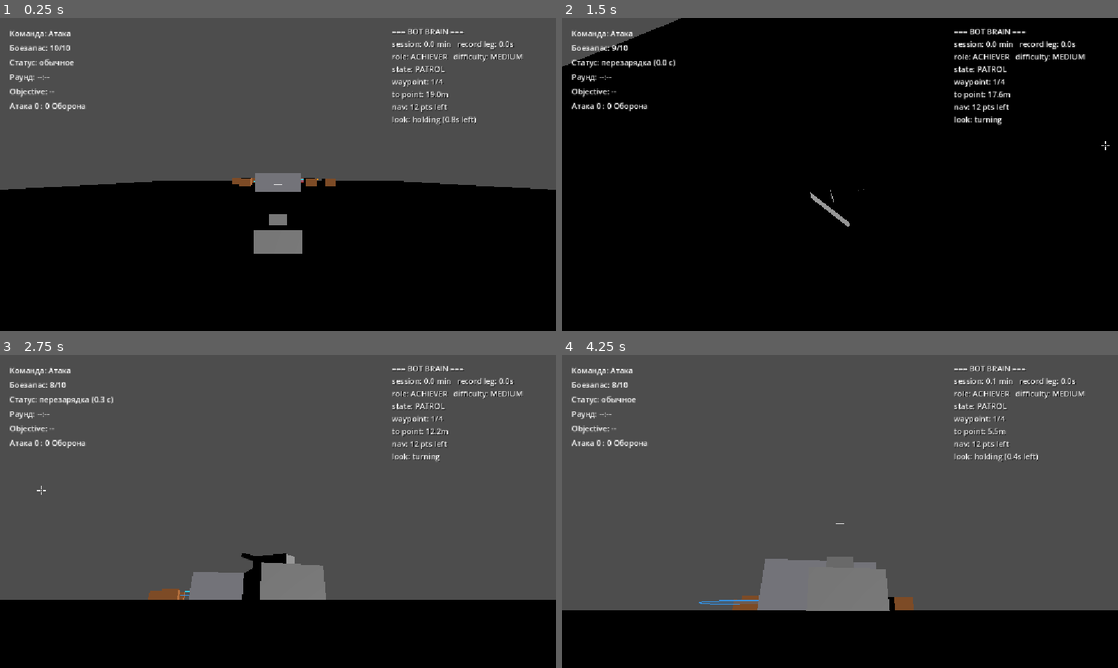
Above: before the commit, frames 1-4 (two rows, left to right).
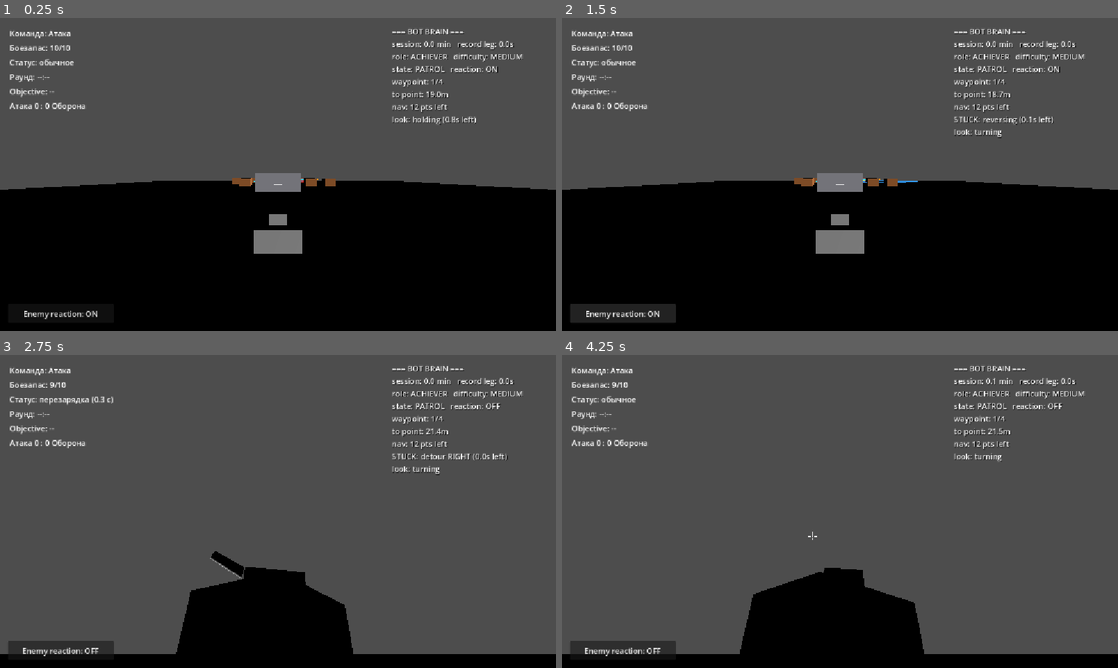
Above: after the commit, the same moments.

Repository: Imadakara/Tanks-Props
Game: Godot game, scene res://scenes/bot_arena/BotArena.tscn
The game is run twice, just before and just after one commit, with the same random seed, the same clock (stepped at 60 frames per second) and the same inputs.
Inputs (mouse positions are in pixels of both pictures, inside the frame that each line leads up to):
- Up to frame 1 (0.25 s): no input
- Up to frame 2 (1.5 s): click (623, 312) at 0.5 s, where only the run after the commit has a clickable "Enemy reaction: ON"; click (623, 312) at 1.25 s, where only the run after the commit has a clickable "Enemy reaction: OFF"
- Up to frame 3 (2.75 s): tap Enter at 2 s; move the mouse to (305, 511) at 2.02 s; press the mouse at (305, 511) at 2.03 s; hold W (move_forward) from 2.03 s (still down)
- Up to frame 4 (4.25 s): keep holding W (move_forward); move the mouse to (812, 511) at 2.77 s; release the mouse at (812, 511) at 2.78 s; tap E (toggle_disguise) at 2.85 s; move the mouse to (851, 505) at 3.52 s; tap 1 at 3.6 s

The runs differ from the first frame. In frame 1, 0.3% of the frame differs, in the area x 4-90%, y 15-97%; in frame 2, 53%, in the area x 0-100%, y 0-98%; in frame 3, 15%; in frame 4, 14%.

Commit message:
bot obstacle avoidance 0.2

Diff:
--- a/scenes/bot_arena/bot_sentry_controller.gd
+++ b/scenes/bot_arena/bot_sentry_controller.gd
@@ -163,7 +163,10 @@
 ## pure-pursuit-следования, не замена NavMesh-планирования тем самым реактивным лидаром, от
 ## которого ушли (три коротких луча на кадр несравнимо дешевле прежних 3 непрерывно качающихся
 ## на полную дальность, и не участвуют в выборе курса вообще).
-@export var emergency_brake_range: float = 1.3
+## Длина лучей поднята с 1.3 (по прямому запросу — "чуть больше времени реакции на внезапный
+## объект на пути"): при move_speed*multiplier это даёт заметно больше запаса до контакта, не
+## меняя саму логику тормоза (по-прежнему стоп-стоп, не рулевое решение).
+@export var emergency_brake_range: float = 1.8
 @export var emergency_brake_spread_deg: float = 20.0
 
 ## Антизастрял — страховка на физические заедания (контакт с препятствием под углом, столкновение
@@ -181,6 +184,20 @@
 @export var stuck_reverse_sec: float = 0.4
 @export var stuck_min_progress: float = 0.3
 
+## Реверс один не спасает от СТАТИЧНО стоящего динамического препятствия (игрок специально встал
+## поперёк маршрута) — навмеш ничего не знает про игрока, путь остаётся тем же, pure pursuit после
+## реверса снова целится в ту же точку старого пути → снова тормоз → снова реверс, бесконечный
+## цикл подъехал-откатился (воспроизведено живьём по прямому запросу — скриншот). После реверса —
+## короткая фаза БОКОВОГО обхода: прямое рулевое отклонение в сторону (не выбор навмеша), тот
+## самый гибрид с лучами, о котором спрашивали. Сторону выбираем зондирующими лучами под
+## stuck_detour_angle_deg вправо/влево на stuck_detour_probe_range (см. _pick_detour_side()) —
+## какая сторона свободна на эту дальность, туда и уходим на stuck_detour_sec, потом возвращаемся
+## к обычному pure pursuit (бот уже физически сбоку от препятствия — навигация сама довернёт
+## обратно к пути/цели, без ручного сброса состояния).
+@export var stuck_detour_sec: float = 1.2
+@export var stuck_detour_angle_deg: float = 55.0
+@export var stuck_detour_probe_range: float = 3.5
+
 @export var think_interval_sec: float = 0.1  # реже физ.кадра — проверка "вижу/не вижу", не сама наводка
 @export var turret_turn_speed: float = 1.0  # рад/сек — применяется на Turret при _ready() (см. turret_controller.gd), также скорость блуждания обзора
 
@@ -200,6 +217,9 @@
 ## Текстовая панель "что сейчас в голове у бота" — роль/сложность/стейт/цель/объезд — в правом
 ## верхнем углу экрана (отдельный CanvasLayer поверх HUD, не часть его разметки).
 @export var show_brain_debug: bool = true
+## Кнопка на экране, переключающая enemy_reaction_enabled ниже (по прямому запросу — гонять
+## поведение вживую, катаясь на PlayerTank, без правки кода/рестарта).
+@export var show_reaction_toggle_button: bool = true
 
 ## EASY/HARD — множители/значения поверх полей выше (MEDIUM = как объявлены, без изменений).
 ## Разница по трём осям: осведомлённость (радиус/угол конуса), реакция (think_interval +
@@ -267,7 +287,25 @@
 var _stuck_check_timer: float = 0.0
 var _stuck_reverse_timer: float = 0.0
 
+## Фаза бокового обхода после реверса (см. @export-блок выше) — _detour_side: -1/+1, тот же знак,
+## что офсет в _cast_ray() (влево/вправо определяется реальной геометрией, не абстрактным
+## компасом — знаку доверяем ровно потому, что и зонд, и рулёжка используют одну и ту же формулу).
+## 0.0 — обход не идёт (либо не начинался, либо обе стороны были заняты при последней попытке).
+var _detour_timer: float = 0.0
+var _detour_side: float = 0.0
+
 var _brain_debug_label: Label
+
+## Тумблер "реакция на противников" (по прямому запросу) — обычная var, НЕ @export: регулируется
+## В РАНТАЙМЕ кнопкой (_setup_reaction_toggle_button()), а не настройкой инстанса при старте.
+## ВЫКЛ означает: бот продолжает домашнее поведение роли (патруль/ожидание), не сканирует и не
+## реагирует на попадания (см. гейты в _think()/_on_damaged()) — но физически всё ещё считает
+## противника препятствием: _check_emergency_brake() смотрит на collision_mask 1|2|4 (tanks
+## входит) и вообще не завязан на _think()/_current_target, так что тормозит перед игроком
+## независимо от этого флага — ровно то разделение "игнорирует как цель, но объезжает как объект",
+## которое просили.
+var enemy_reaction_enabled: bool = true
+var _reaction_toggle_button: Button
 
 ## Статистика для дебаг-панели (по прямому запросу) — обе копятся с _ready(), никогда не
 ## сбрасываются сами (переживают смену стейта/цели, в отличие от вейпоинт-прогресса):
@@ -329,6 +367,8 @@
 		_setup_path_debug_draw()
 	if show_brain_debug:
 		_setup_brain_debug_label()
+	if show_reaction_toggle_button:
+		_setup_reaction_toggle_button()
 
 ## MEDIUM ничего не меняет (числа выше УЖЕ тюнинг medium). EASY/HARD перезаписывают поля
 ## значениями из _DIFFICULTY_PRESETS — правки конкретных @export-полей в инспекторе этого
@@ -391,6 +431,16 @@
 ## Движок выбора стейта — приоритет "вижу цель" НАД любым домашним поведением роли (см.
 ## заголовок файла). Вызывается раз в think_interval_sec, не каждый физ.кадр.
 func _think() -> void:
+	# Тумблер выключен (см. @export-блок про show_reaction_toggle_button) — не сканируем и не
+	# держим цель вообще, сразу домашнее поведение роли. Если бот был в DEFEND в момент выключения
+	# (нажали кнопку прямо во время боя) — выходим из него тем же путём, что при обычной потере
+	# цели, максимум через один think_interval_sec.
+	if not enemy_reaction_enabled:
+		if state == State.DEFEND:
+			_on_target_lost()
+		_ensure_home_state()
+		return
+
 	var visible_target: Node = null
 	if state == State.DEFEND and _current_target != null and is_instance_valid(_current_target) and _can_see(_current_target):
 		visible_target = _current_target
@@ -484,6 +534,8 @@
 ## Реакция на попадание — разворот "камеры" (значит и башни) туда, откуда стреляли, в любом
 ## стейте, кроме уже-DEFEND. Если после разворота цель уже в конусе — сразу DEFEND.
 func _on_damaged(_current_hits: int, _max_hits: int, killer: Node) -> void:
+	if not enemy_reaction_enabled:
+		return
 	if killer == null or not is_instance_valid(killer) or killer == _body:
 		return
 	_look_yaw = _yaw_to_world_point(_turret.global_position, killer.global_position)
@@ -561,12 +613,25 @@
 		_movement.ai_turn_input = 0.0
 		return
 
-	# Аварийный реверс уже идёт — досиживаем его, дальше NavigationAgent3D пересчитает путь сам
-	# со следующей (уже сдвинутой реверсом) позиции.
+	# Аварийный реверс уже идёт — досиживаем его, дальше идёт фаза обхода (ниже), а не сразу
+	# обратно к pure pursuit.
 	if _stuck_reverse_timer > 0.0:
 		_stuck_reverse_timer -= delta
 		_movement.ai_move_input = -1.0
 		_movement.ai_turn_input = 0.0
+		return
+
+	# Фаза бокового обхода после реверса (см. @export-блок про stuck_detour_* и _pick_detour_side()
+	# выше) — держим руль зажатым в сторону _detour_side ВЕСЬ stuck_detour_sec (цель пересчитывается
+	# заново каждый кадр от ТЕКУЩЕГО _body.rotation.y, поэтому разница всегда упирается в клэмп —
+	# это намеренно: "держим руль" на фиксированное время даёт дугу-объезд, а не доворот-в-точку-и-
+	# прямо, что было бы, целься мы в фиксированную мировую точку). Тормоз по-прежнему гасит ход
+	# (не рулит), yaw-гейт на move_input здесь НЕ нужен — за это и обходим, что едем боком.
+	if _detour_timer > 0.0:
+		_detour_timer -= delta
+		var detour_yaw_diff: float = deg_to_rad(_detour_side * stuck_detour_angle_deg)
+		_movement.ai_turn_input = clamp(-detour_yaw_diff / 0.5, -1.0, 1.0)
+		_movement.ai_move_input = 1.0 if not _check_emergency_brake() else 0.0
 		return
 
 	if not _has_waypoint_target:
@@ -621,6 +686,12 @@
 			_stuck_check_timer = 0.0
 			if progress < stuck_min_progress:
 				_stuck_reverse_timer = stuck_reverse_sec
+				# Сторона обхода выбирается ЗДЕСЬ (позиция/поворот на момент обнаружения
+				# застревания), а не после реверса — реверс не меняет rotation.y (turn_input=0
+				# всё это время), так что выбор остаётся валиден к началу фазы обхода. Обе стороны
+				# заняты — _detour_side=0.0, detour-фазу пропускаем в этот раз (см. блок выше).
+				_detour_side = _pick_detour_side()
+				_detour_timer = stuck_detour_sec if _detour_side != 0.0 else 0.0
 	else:
 		_stuck_check_timer = 0.0
 		_stuck_check_pos = _body.global_position
@@ -690,19 +761,40 @@
 ## заголовке файла про слепой угол одного центрального луча. ЛЮБОЙ хит ближе emergency_brake_range
 ## считается тормозом; никакая сторона/направление здесь не выбирается, только да/нет.
 func _check_emergency_brake() -> bool:
-	var origin: Vector3 = _body.global_position + Vector3.UP * 0.4
-	var body_yaw: float = _body.rotation.y
-	var space_state := _body.get_world_3d().direct_space_state
 	for offset_deg in [0.0, -emergency_brake_spread_deg, emergency_brake_spread_deg]:
-		var ray_yaw: float = body_yaw + deg_to_rad(offset_deg)
-		var dir := Vector3(-sin(ray_yaw), 0.0, -cos(ray_yaw))
-		var query := PhysicsRayQueryParameters3D.create(origin, origin + dir * emergency_brake_range)
-		query.exclude = [_body]
-		query.collision_mask = 1 | 2 | 4
-		query.collide_with_areas = true
-		if not space_state.intersect_ray(query).is_empty():
+		if _cast_ray(offset_deg, emergency_brake_range):
 			return true
 	return false
+
+## Один луч от корпуса (высота +0.4, тот же принцип, что у аварийного тормоза) под offset_deg от
+## текущего направления корпуса, длиной range. true — что-то на пути; переиспользуется тормозом и
+## зондом обхода (_pick_detour_side()), чтобы не дублировать настройку PhysicsRayQueryParameters3D.
+func _cast_ray(offset_deg: float, range: float) -> bool:
+	var origin: Vector3 = _body.global_position + Vector3.UP * 0.4
+	var ray_yaw: float = _body.rotation.y + deg_to_rad(offset_deg)
+	var dir := Vector3(-sin(ray_yaw), 0.0, -cos(ray_yaw))
+	var space_state := _body.get_world_3d().direct_space_state
+	var query := PhysicsRayQueryParameters3D.create(origin, origin + dir * range)
+	query.exclude = [_body]
+	query.collision_mask = 1 | 2 | 4
+	query.collide_with_areas = true
+	return not space_state.intersect_ray(query).is_empty()
+
+## Зонд для фазы обхода (см. @export-блок про stuck_detour_*) — два луча под ±stuck_detour_angle_deg
+## на stuck_detour_probe_range (дальше, чем аварийный тормоз — нужно видеть, реально ли сторона
+## свободна для обхода, не только впритык у носа). Свободна ОДНА сторона — идём туда. Свободны ОБЕ —
+## держим прошлый выбор (не 0, чтобы не дёргаться туда-сюда без причины), иначе (первый раз) влево.
+## Заняты ОБЕ — возвращаем 0.0 (обход не начинаем, см. вызывающий код).
+func _pick_detour_side() -> float:
+	var left_clear: bool = not _cast_ray(-stuck_detour_angle_deg, stuck_detour_probe_range)
+	var right_clear: bool = not _cast_ray(stuck_detour_angle_deg, stuck_detour_probe_range)
+	if left_clear and not right_clear:
+		return -1.0
+	if right_clear and not left_clear:
+		return 1.0
+	if left_clear and right_clear:
+		return _detour_side if _detour_side != 0.0 else -1.0
+	return 0.0
 
 ## Случайная точка внутри круга (равномерно по площади — sqrt(randf()), не randf() напрямую,
 ## иначе точки скучивались бы у центра).
@@ -918,6 +1010,35 @@
 	# сцена ещё строится в момент, когда доходит очередь до этого (последнего) сиблинга.
 	get_tree().current_scene.add_child.call_deferred(layer)
 
+## Тот же приём, что и у _setup_brain_debug_label() — отдельный CanvasLayer, не трогаем разметку
+## HUD.tscn. Внизу слева (HUD занимает левый верх, brain debug — правый верх, тут свободно).
+func _setup_reaction_toggle_button() -> void:
+	var layer := CanvasLayer.new()
+	layer.name = "BotReactionToggleLayer"
+	var button := Button.new()
+	button.name = "BotReactionToggleButton"
+	button.set_anchors_preset(Control.PRESET_BOTTOM_LEFT)
+	button.offset_left = 16.0
+	button.offset_top = -56.0
+	button.offset_right = 236.0
+	button.offset_bottom = -16.0
+	button.pressed.connect(_on_reaction_toggle_pressed)
+	layer.add_child(button)
+	_reaction_toggle_button = button
+	# call_deferred по той же причине, что и у остальных дебаг-узлов (см. _setup_fov_debug_draw) —
+	# сцена ещё строится в момент, когда доходит очередь до этого (последнего) сиблинга.
+	get_tree().current_scene.add_child.call_deferred(layer)
+	_update_reaction_toggle_button()
+
+func _on_reaction_toggle_pressed() -> void:
+	enemy_reaction_enabled = not enemy_reaction_enabled
+	_update_reaction_toggle_button()
+
+func _update_reaction_toggle_button() -> void:
+	if _reaction_toggle_button == null:
+		return
+	_reaction_toggle_button.text = "Enemy reaction: ON" if enemy_reaction_enabled else "Enemy reaction: OFF"
+
 func _update_brain_debug_label() -> void:
 	if _brain_debug_label == null:
 		return
@@ -925,7 +1046,7 @@
 	lines.append("=== BOT BRAIN ===")
 	lines.append("session: %.1f min   record leg: %.1fs" % [_total_time_sec / 60.0, _max_leg_time_sec])
 	lines.append("role: %s   difficulty: %s" % [Role.keys()[role], Difficulty.keys()[difficulty]])
-	lines.append("state: %s" % State.keys()[state])
+	lines.append("state: %s   reaction: %s" % [State.keys()[state], "ON" if enemy_reaction_enabled else "OFF"])
 	match state:
 		State.DEFEND:
 			if _current_target != null and is_instance_valid(_current_target):
@@ -941,6 +1062,11 @@
 				lines.append("to point: %.1fm" % to_point)
 			if _nav_agent != null and _nav_agent.is_inside_tree():
 				lines.append("nav: %d pts left" % _nav_agent.get_current_navigation_path().size())
+			if _stuck_reverse_timer > 0.0:
+				lines.append("STUCK: reversing (%.1fs left)" % _stuck_reverse_timer)
+			elif _detour_timer > 0.0:
+				var side_str: String = "LEFT" if _detour_side < 0.0 else "RIGHT"
+				lines.append("STUCK: detour %s (%.1fs left)" % [side_str, _detour_timer])
 		State.IDLE:
 			lines.append("looking around")
 	if _wander_holding:
